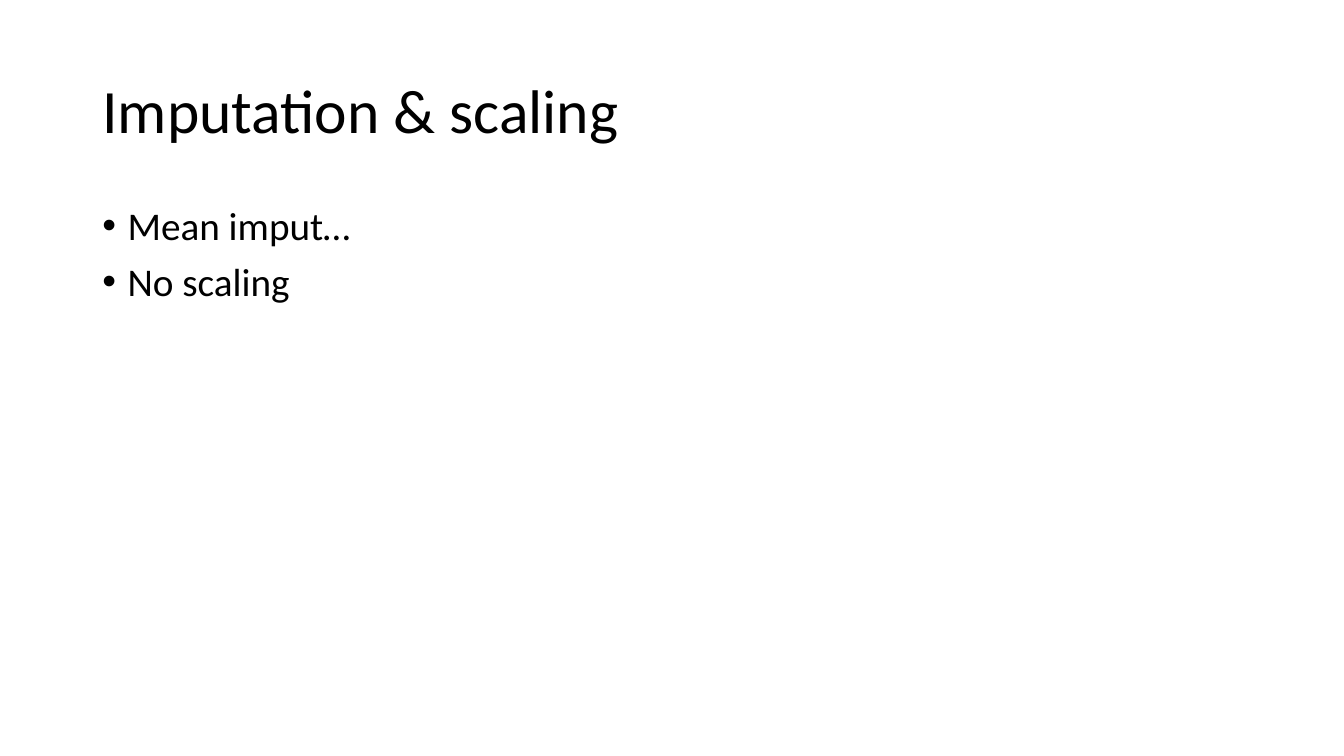
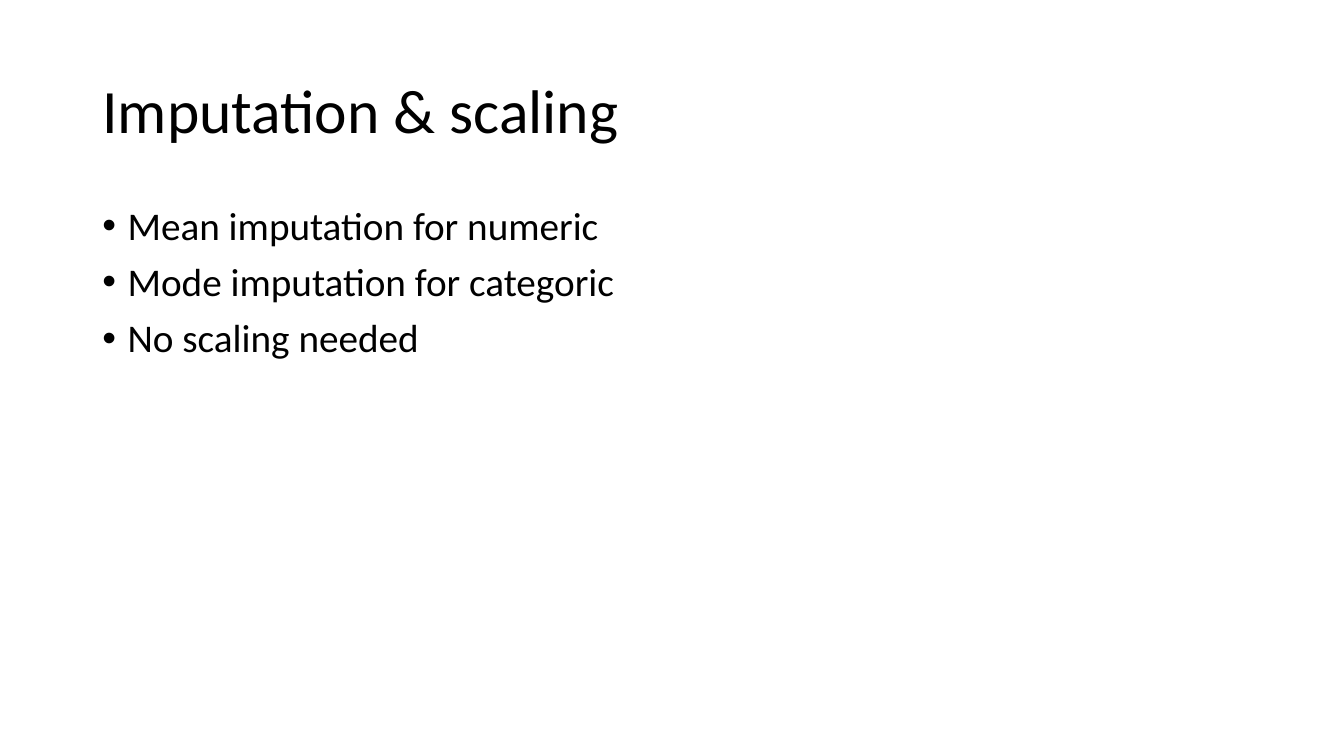
Before and after one commit to nogur9/PTSD, a slide deck: slide 13 of yaron/Social Anxiety classifier.pptx. Drawn at 1344x756 pixels with LibreOffice and Linux fonts; fonts in the diff are those of the drawing. Boxes give left, top, right and bottom in pixels: in the first picture for what was removed or moved away, otherwise in the second. Text is boxed around its words. In the diff, an @@ line names an element or a change of style, - is before the commit and + after.

```diff
--- a/yaron/Social Anxiety classifier.pptx
+++ b/yaron/Social Anxiety classifier.pptx
@@ text at (128,213,614,359): text changed @@
-• Mean imput…
-• No scaling
+• Mean imputation for numeric
+• Mode imputation for categoric
+• No scaling needed
```
Also in this commit, not shown: 10 other slides changed, 5 slides added, 2 slides removed, 6 other files.
